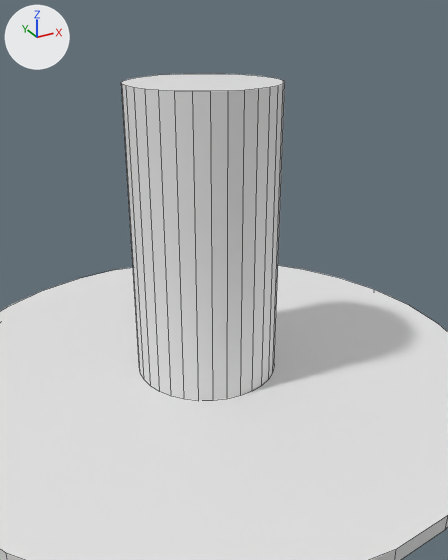
Renders of the Blender file Assets/Models/GrainSilo.blend from each side of a commit.
The view is the same before and after, from a 50 mm lens placed at (-1.81, -3.56, 2.46), pointed at (-0.25, -0.72, 1.04). The axes (+X, +Y, +Z) are drawn at upper left. The lights are the same throughout. Mesh edges are drawn as thin lines.

Names of what the first picture shows: 'GrainSilo', 'GrainSiloGrounds'.
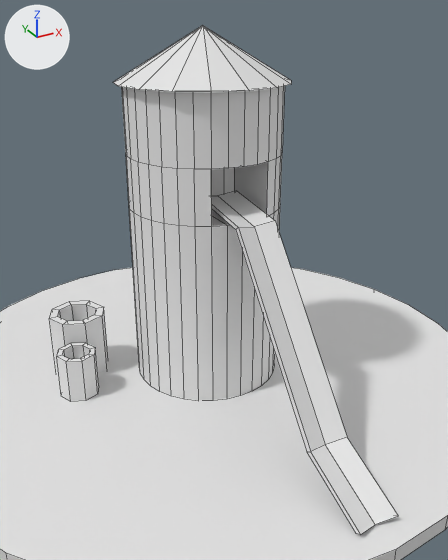
What differs and where, as boxes (x1, y1, x2, y2) in the pictures (448 x 560 px):
'GrainSilo', reshaped: before (121, 74, 285, 400); after (121, 86, 285, 400)
'Cube', added: after (211, 191, 398, 535)
'Cone', added: after (113, 26, 291, 92)
'Cylinder', added: after (49, 301, 108, 374)
'Cylinder.001', added: after (57, 343, 99, 401)
part 1 of me_grainsilo, built on: before (121, 83, 285, 383); after (121, 86, 285, 383)

The edits, one by one:
me_grainsilo is used by ob_grainsilo; parent ob_grainsilogrounds; location (0.0, 0.0, 1.041).
me_grainsilo had 64 vertices, 34 faces and spanned x -0.5..0.5, y -0.5..0.5, z -1.0..1.0.
me_grainsilo now has 138 vertices, 108 faces and spans x -0.5..0.5, y -0.5..0.5, z -1.0..1.0.
Part 1, on me_grainsilo:
32 faces are deleted.
32 new vertices lie (0.0, 0.0, 1.23) away from vertices in x -0.5..0.5, y -0.5..0.5, z -1.0.
32 new vertices lie (0.0, 0.0, -0.43) away from vertices in x -0.5..0.5, y -0.5..0.5, z 1.0.
10 new vertices lie (0.0, 0.41, 0.0) away from vertices in x -0.19..0.19, y -0.5..-0.46, z 0.23..0.57.
106 new faces join them.
Mesh me_cone is new.
It is a 16-sided cone pointing to +z spanning x -1.0..1.0, y -1.0..1.0, z -1.0..1.0.
Mesh me_cube is new.
It has 24 vertices, 22 faces and spans x -1.0..1.0, y -12.0..18.3, z -1.1..1.0.
Mesh me_cylinder is new.
It has 32 vertices, 26 faces and spans x -0.1..0.1, y -0.1..0.1, z -1.0..1.0.
Object 'Cone' (ob_cone) is new; it shows me_cone.
Its location is (0.0, 0.0, 2.201).
Its scale is (0.549, 0.549, 0.159).
Object 'Cube' (ob_cube) is new; it shows me_cube.
Its location is (0.008, -1.012, 0.8).
Its rotation in degrees is (-38, 0, 0).
Its scale is (0.124, 0.0204, 0.953).
Object 'Cylinder' (ob_cylinder) is new; it shows me_cylinder.
Its location is (-0.827, 0.389, 0.255).
Its scale is (1.95, 1.95, 0.228).
Object 'Cylinder.001' (ob_cylinder_001) is new; it shows a copy of me_cylinder.
Its location is (-0.938, 0.075, 0.2).
Its scale is (1.32, 1.32, 0.154).
